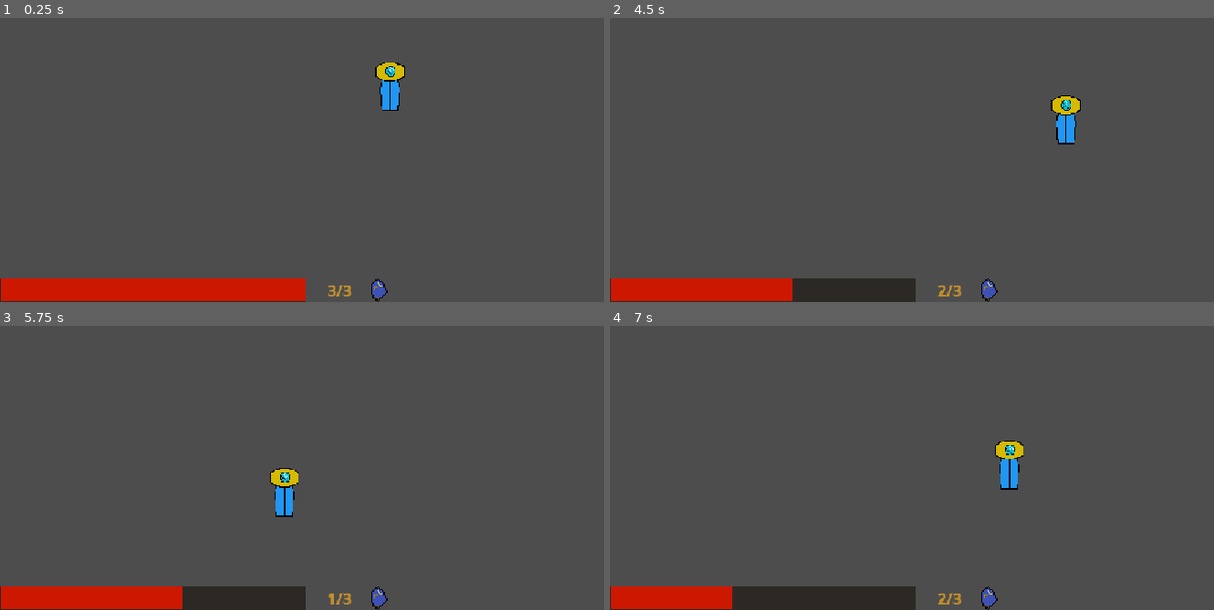
Above: before the commit, frames 1-4 (two rows, left to right).
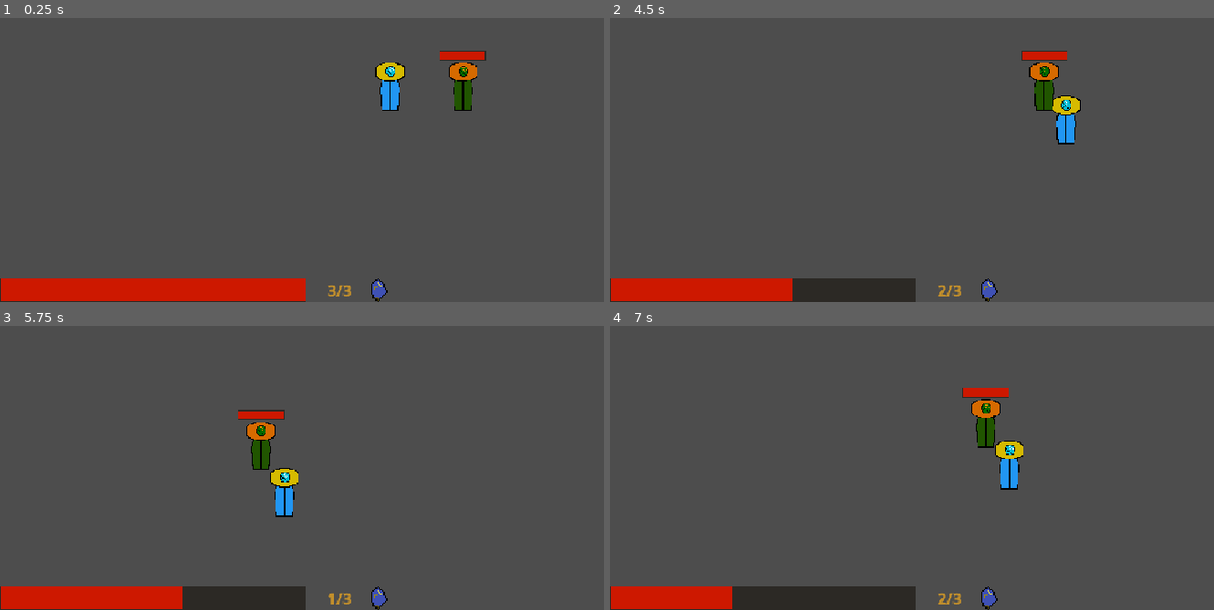
Above: after the commit, the same moments.

Repository: nf12pro/ChronoAnchor
Game: Godot game, scene res://scenes/testing_scene.tscn
Same seed, same stepped clock (60 frames per second), same inputs: the game is played once before the commit and once after it.
Inputs (mouse positions are in pixels of both pictures, inside the frame that each line leads up to):
- Up to frame 1 (0.25 s): no input
- Up to frame 2 (4.5 s): tap Enter at 0.5 s; move the mouse to (1135, 77) at 0.52 s; hold Right (move_right) 0.53-1.28 s; hold Shift (dash) 0.53-1.28 s; click (1135, 77) at 0.67 s; move the mouse to (827, 117) at 1.27 s; hold S (move_down) 1.28-2.03 s; tap P (take_damage_test) at 1.35 s; move the mouse to (outside the picture) at 2.02 s; hold Right (move_right) 2.03-2.78 s; tap Alt at 2.1, 4.35 s; move the mouse to (936, 179) at 2.77 s; hold W (move_up) 2.78-3.53 s; tap Shift (dash) at 2.85 s; click (936, 179) at 2.92 s; move the mouse to (1195, 160) at 3.52 s; hold P (take_damage_test) 3.53-4.28 s; hold A (move_left) from 3.53 s (still down); move the mouse to (754, 35) at 4.27 s
- Up to frame 3 (5.75 s): move the mouse to (398, 405) at 5.02 s; release A (move_left) at 5.03 s; hold S (move_down) from 5.03 s (still down); hold Shift (dash) from 5.03 s (still down); click (398, 405) at 5.17 s
- Up to frame 4 (7 s): move the mouse to (outside the picture) at 5.77 s; release S (move_down) at 5.78 s; release Shift (dash) at 5.78 s; hold Right (move_right) 5.78-6.53 s; tap P (take_damage_test) at 5.85 s; move the mouse to (1135, 385) at 6.52 s; hold W (move_up) from 6.53 s (still down); tap Alt at 6.6 s

The runs differ from the first frame. In frame 1, 0.9% of the frame differs, in the area x 72-81%, y 11-33%; in frame 2, 0.9%, in the area x 68-76%, y 11-33%; in frame 3, 0.9%; in frame 4, 0.9%.

Commit message:
Testing Enemy
Not working still

Diff:
--- a/project.godot
+++ b/project.godot
@@ -14,6 +14,7 @@
 config/version="1.0.0"
 run/main_scene="uid://dj2xqw6gl3p73"
 config/features=PackedStringArray("4.7", "GL Compatibility")
+run/max_fps=60
 config/icon="res://icon.svg"
 
 [display]
@@ -77,8 +78,8 @@
 [layer_names]
 
 2d_physics/layer_1="World"
-2d_physics/layer_2="Player"
-2d_physics/layer_3="Enemies"
+2d_physics/layer_2="Player_Hitbox"
+2d_physics/layer_3="Enemy_Hitbox"
 2d_physics/layer_4="Player_Hurtbox"
 2d_physics/layer_5="Enemy_Hurtbox"
 2d_physics/layer_6="Player_Projectiles"
--- a/scenes/player.tscn
+++ b/scenes/player.tscn
@@ -31,6 +31,7 @@
 size = Vector2(32, 58)
 
 [node name="player" type="CharacterBody2D" unique_id=142865822]
+collision_layer = 2
 script = ExtResource("1_g2els")
 
 [node name="animated_sprite_2d" type="AnimatedSprite2D" parent="." unique_id=2084851377]
--- /dev/null
+++ b/scenes/test_enemy.tscn
@@ -0,0 +1,70 @@
+[gd_scene format=3 uid="uid://oc4j4b2x48bv"]
+
+[ext_resource type="Script" uid="uid://c5elnkje6twyj" path="res://scripts/test_enemy.gd" id="1_fpxyv"]
+[ext_resource type="Texture2D" uid="uid://cyx23xojcaqrv" path="res://assets/prototype_player_default_animation.png" id="2_8c00y"]
+[ext_resource type="PackedScene" uid="uid://b7weh1oqtsr78" path="res://scenes/health_bar.tscn" id="4_1y3pe"]
+
+[sub_resource type="AtlasTexture" id="AtlasTexture_g2els"]
+atlas = ExtResource("2_8c00y")
+region = Rect2(0, 0, 64, 64)
+
+[sub_resource type="AtlasTexture" id="AtlasTexture_qhqgy"]
+atlas = ExtResource("2_8c00y")
+region = Rect2(64, 0, 64, 64)
+
+[sub_resource type="SpriteFrames" id="SpriteFrames_6esg4"]
+animations = [{
+"frames": [{
+"duration": 1.0,
+"texture": SubResource("AtlasTexture_g2els")
+}, {
+"duration": 1.0,
+"texture": SubResource("AtlasTexture_qhqgy")
+}],
+"loop": 1,
+"name": &"default",
+"speed": 5.0
+}]
+
+[sub_resource type="RectangleShape2D" id="RectangleShape2D_hv2ic"]
+size = Vector2(32, 58)
+
+[sub_resource type="CircleShape2D" id="CircleShape2D_6esg4"]
+radius = 129.18979
+
+[node name="test_enemy" type="CharacterBody2D" unique_id=142865822]
+collision_layer = 16
+collision_mask = 2
+script = ExtResource("1_fpxyv")
+
+[node name="animated_sprite_2d" type="AnimatedSprite2D" parent="." unique_id=2084851377]
+modulate = Color(1, 0.5686275, 0, 1)
+position = Vector2(32, 32)
+sprite_frames = SubResource("SpriteFrames_6esg4")
+autoplay = "default"
+frame_progress = 0.12391861
+
+[node name="collision_shape_2d" type="CollisionShape2D" parent="." unique_id=1128658469]
+position = Vector2(32, 32)
+shape = SubResource("RectangleShape2D_hv2ic")
+
+[node name="health_bar" parent="." unique_id=2078701455 instance=ExtResource("4_1y3pe")]
+anchors_preset = 2
+anchor_top = 1.0
+anchor_bottom = 1.0
+offset_left = 3.0
+offset_top = -14.0
+offset_right = 62.0
+offset_bottom = -3.0
+grow_vertical = 0
+
+[node name="detection_range" type="Area2D" parent="." unique_id=33275608]
+position = Vector2(32, 32)
+collision_layer = 4
+collision_mask = 10
+
+[node name="detection_hitbox" type="CollisionShape2D" parent="detection_range" unique_id=1594368415]
+shape = SubResource("CircleShape2D_6esg4")
+
+[connection signal="area_entered" from="detection_range" to="." method="_on_detection_range_area_entered"]
+[connection signal="area_exited" from="detection_range" to="." method="_on_detection_range_area_exited"]
--- a/scenes/testing_scene.tscn
+++ b/scenes/testing_scene.tscn
@@ -1,8 +1,12 @@
 [gd_scene format=3 uid="uid://dj2xqw6gl3p73"]
 
 [ext_resource type="PackedScene" uid="uid://bwiio5rwwi5dp" path="res://scenes/player.tscn" id="1_2j2p2"]
+[ext_resource type="PackedScene" uid="uid://oc4j4b2x48bv" path="res://scenes/test_enemy.tscn" id="2_2j2p2"]
 
 [node name="testing_scene" type="Node2D" unique_id=1774393185]
 
 [node name="player" parent="." unique_id=142865822 instance=ExtResource("1_2j2p2")]
 position = Vector2(480, 224)
+
+[node name="test_enemy" parent="." unique_id=101213513 instance=ExtResource("2_2j2p2")]
+position = Vector2(576, 224)
--- /dev/null
+++ b/scripts/test_enemy.gd
@@ -0,0 +1,48 @@
+extends CharacterBody2D
+
+#region Movement
+@export var max_speed: float = 100.0
+#endregion
+
+#region Invincibility
+var invincibility: bool = false
+#endregion
+
+#region Health
+@onready var health_bar = $health_bar
+@export var max_health: float = 100
+var health: float = 100 : set = set_health
+#endregion
+
+#region Detection
+var player: CharacterBody2D = null
+
+func _ready():
+	health = max_health
+	health_bar.init_health(health)
+	health_bar.health_depleted.connect(_on_health_depleted)
+
+func _physics_process(_delta: float) -> void:
+	if player:
+		velocity = global_position.direction_to(player.global_position) * max_speed
+		move_and_slide()
+	invincibility = false
+	velocity = velocity.limit_length(max_speed)
+	move_and_slide()
+
+func _on_detection_range_area_entered(body):
+	if body.name == "player":
+		player = body
+
+func _on_detection_range_area_exited(body):
+	if body.name == "player":
+		player = null
+		velocity = Vector2.ZERO
+
+func set_health(new_health: float) -> void:
+	health = clamp(new_health, 0, max_health)
+	if health_bar:
+		health_bar.health = health
+
+func _on_health_depleted() -> void:
+	self.queue_free()
Not shown, added: scripts/test_enemy.gd.uid
